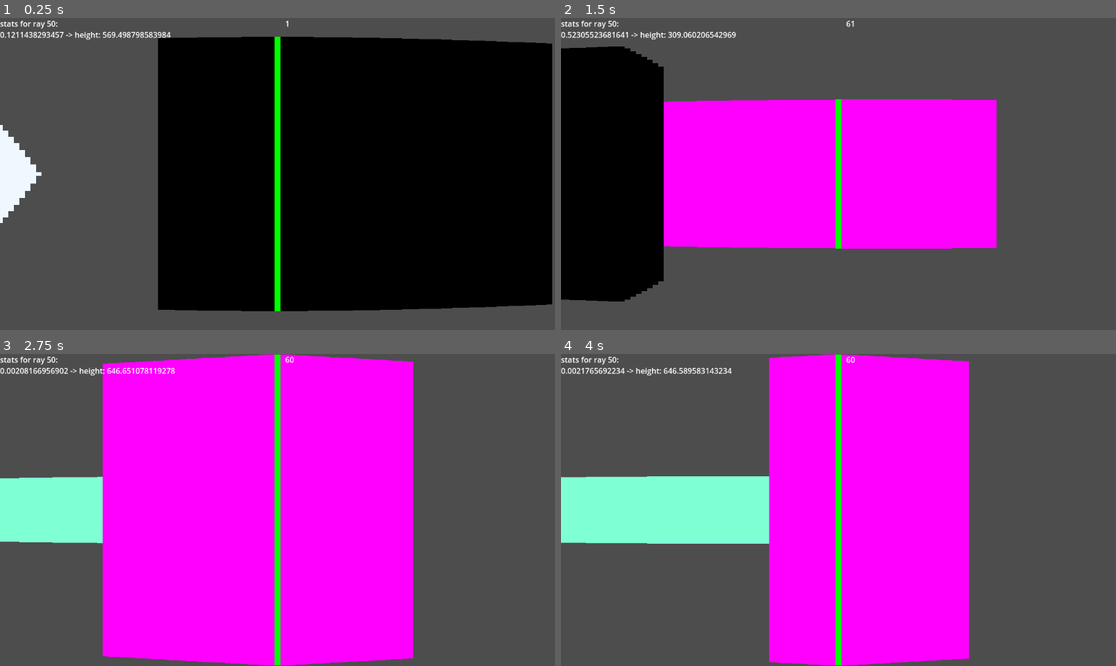
Above: before the commit, frames 1-4 (two rows, left to right).
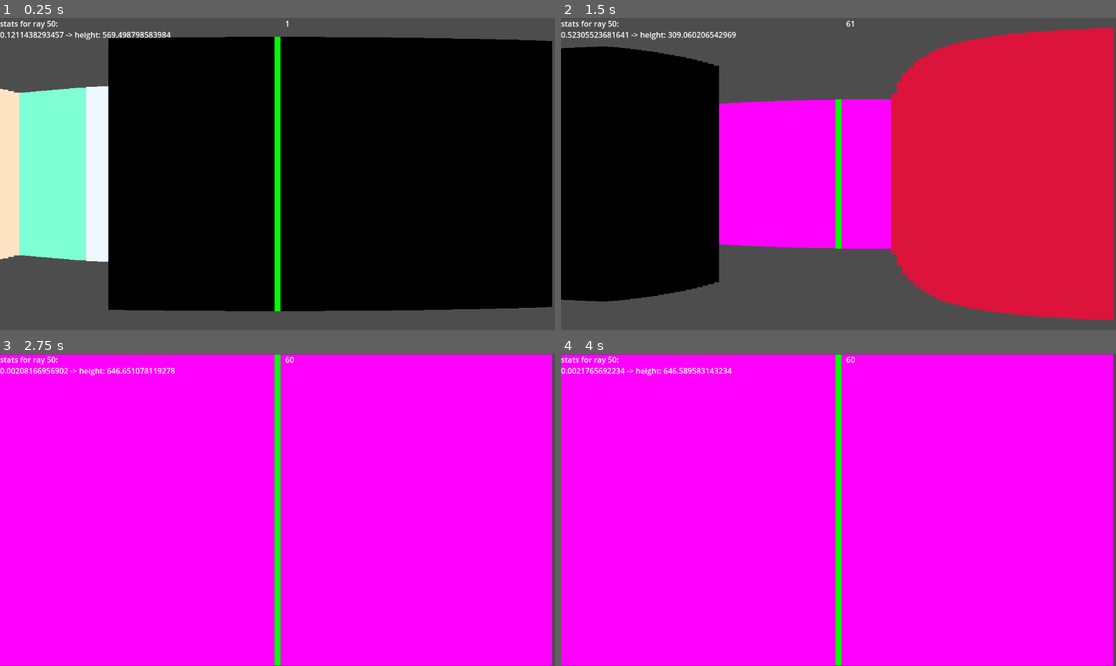
Above: after the commit, the same moments.

Repository: ethanp4/godot-raycast-renderer
Game: Godot game, scene res://scenes/level.tscn
The game is run twice, just before and just after one commit, with the same random seed, the same clock (stepped at 60 frames per second) and the same inputs.
Inputs (mouse positions are in pixels of both pictures, inside the frame that each line leads up to):
- Up to frame 1 (0.25 s): no input
- Up to frame 2 (1.5 s): tap Enter at 0.5 s; move the mouse to (960, 158) at 0.52 s; hold D (right) 0.53-1.28 s; hold Shift (sprint) 0.53-1.28 s; click (960, 158) at 0.67 s; move the mouse to (810, 174) at 1.27 s; hold W (forward) from 1.28 s (still down); tap Shift (sprint) at 1.35 s
- Up to frame 3 (2.75 s): keep holding W (forward); move the mouse to (288, 503) at 2.02 s; hold Shift (sprint) from 2.03 s (still down)
- Up to frame 4 (4 s): keep holding W (forward); move the mouse to (832, 516) at 2.77 s; release Shift (sprint) at 2.78 s; tap Shift (sprint) at 2.85 s; click (832, 516) at 2.92 s; move the mouse to (877, 513) at 3.52 s; hold Shift (sprint) from 3.53 s (still down)

The runs differ from the first frame. In frame 1, 19% of the frame differs, in the area x 0-100%, y 6-94%; in frame 2, 42%; in frame 3, 45%; in frame 4, 64%, in the area x 0-100%, y 0-100%.

Commit message:
comments and file rename

Diff:
--- a/scenes/level.tscn
+++ b/scenes/level.tscn
@@ -2,7 +2,7 @@
 
 [ext_resource type="PackedScene" uid="uid://cg3t7xe71jr0d" path="res://scenes/player.tscn" id="1_ugkgs"]
 [ext_resource type="Script" path="res://scripts/view.gd" id="2_3sq7w"]
-[ext_resource type="Script" path="res://scripts/control.gd" id="2_d1tfh"]
+[ext_resource type="Script" path="res://scripts/ui.gd" id="2_d1tfh"]
 [ext_resource type="PackedScene" uid="uid://qy0wdhnenln7" path="res://scenes/wall.tscn" id="3_w7ths"]
 
 [node name="Level" type="Node2D"]
--- a/scripts/player_movement.gd
+++ b/scripts/player_movement.gd
@@ -1,6 +1,5 @@
 extends CharacterBody2D
 
-const JUMP_VELOCITY = 4.5
 var walk_speed = 300.0
 var run_speed = 600.0
 var speed
@@ -25,7 +24,6 @@
 		speed = run_speed
 	else:
 		speed = walk_speed
-
 	if input_dir:
 		velocity.x = speed * input_dir.x
 		velocity.y = speed * input_dir.y
--- a/scripts/player_rays.gd
+++ b/scripts/player_rays.gd
@@ -2,8 +2,13 @@
 extends Node2D
 
 var no_rays : float = 100.
-var fov : float = 200.
-var angular_fov : float = 10.
+
+#this is how much rays are translated left to right as they are instantiated
+var fov : float = 0.
+#this is how much rays are rotated as they are instantiated
+var angular_fov : float = 70.
+#it doesnt look quite right but it works
+
 var target_pos : Vector2i = Vector2(0,1000)
 var rays : Array[RayCast2D]
 var resolution : Vector2i = Vector2i(1152,648)
--- a/scripts/wall.gd
+++ b/scripts/wall.gd
@@ -2,5 +2,6 @@
 
 @export var colors : Array[Color] = [Color.FUCHSIA, Color.ALICE_BLUE, Color.AQUAMARINE, Color.CRIMSON, Color.CORAL, Color.BLACK, Color.BISQUE]
 
+# colors are just set randomly but can be set manually in the objects metadata
 func _ready() -> void:
 	$".".set_meta("Color", colors.pick_random())
Renamed: scripts/control.gd -> scripts/ui.gd
